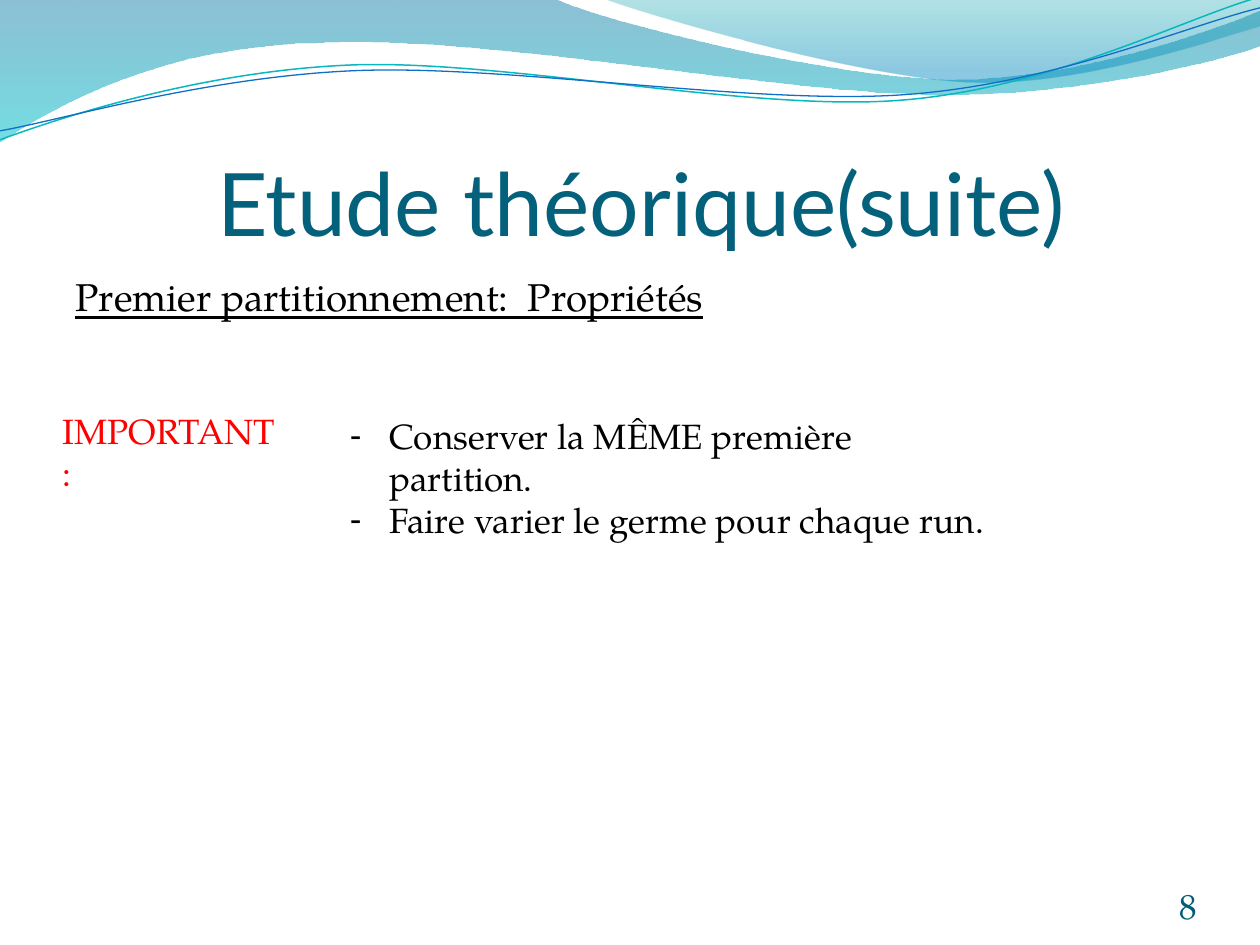
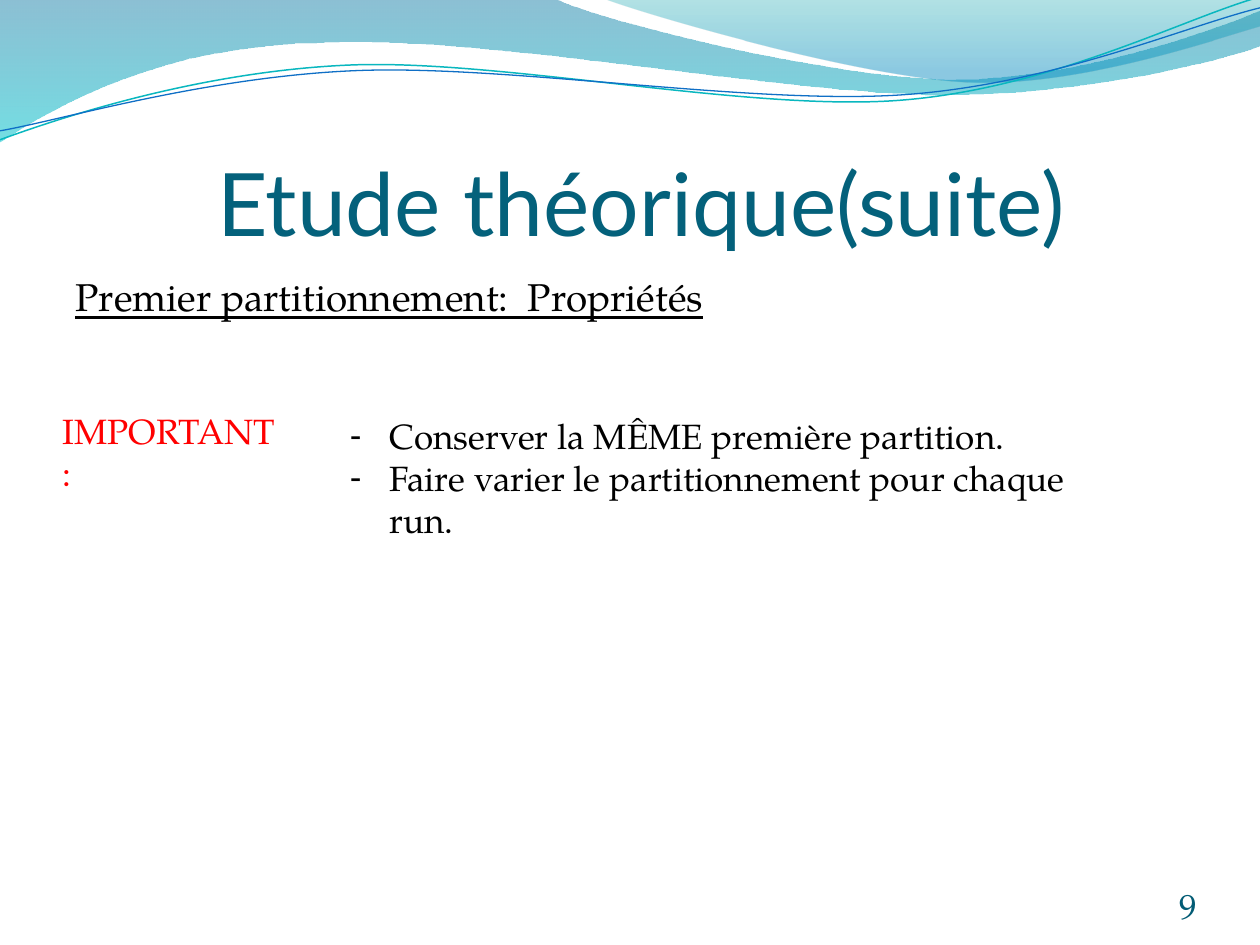
Before and after one commit to rogelja/Projet, a slide deck: slide 9 of PowerPoint/Présentation soutenance.pptx (slide 8 before the commit). Drawn at 1260x945 pixels with LibreOffice and Linux fonts; fonts in the diff are those of the drawing. Boxes give left, top, right and bottom in pixels: in the first picture for what was removed or moved away, otherwise in the second. Text is boxed around its words. In the diff, an @@ line names an element or a change of style, - is before the commit and + after.

```diff
--- a/PowerPoint/Présentation soutenance.pptx
+++ b/PowerPoint/Présentation soutenance.pptx
@@ text at bbox=[389, 454, 1065, 501]: text changed @@
-– Faire varier le germe pour chaque run.
+– Faire varier le partitionnement pour chaque run.
@@ page number at bbox=[1179, 895, 1197, 920]: text changed @@
-8
+9
```
Also in this commit, not shown: 7 other slides changed, 4 slides added, 2 slides removed, 4 other files.
